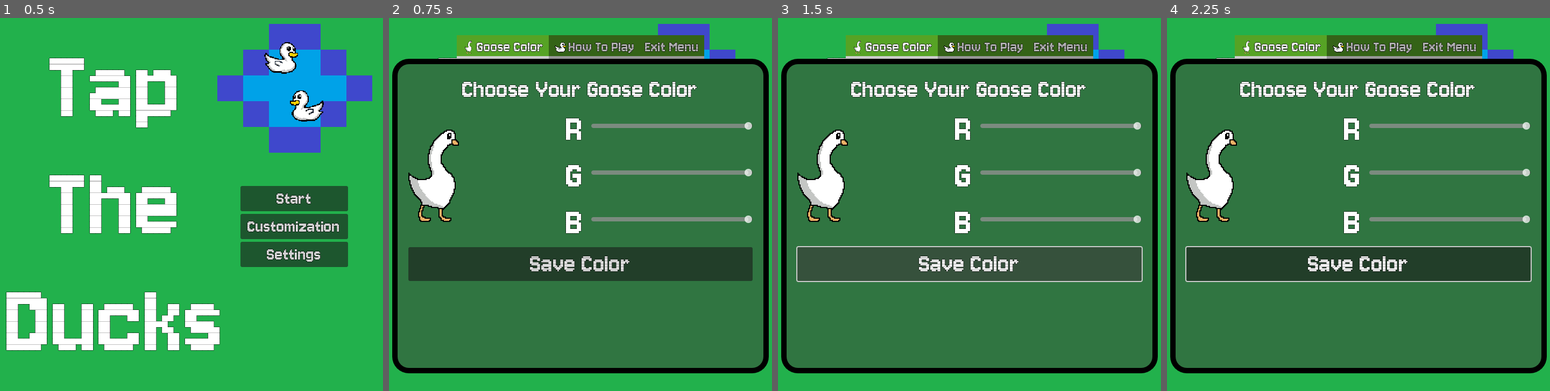
Above: before the commit, frames 1-4 (left to right).
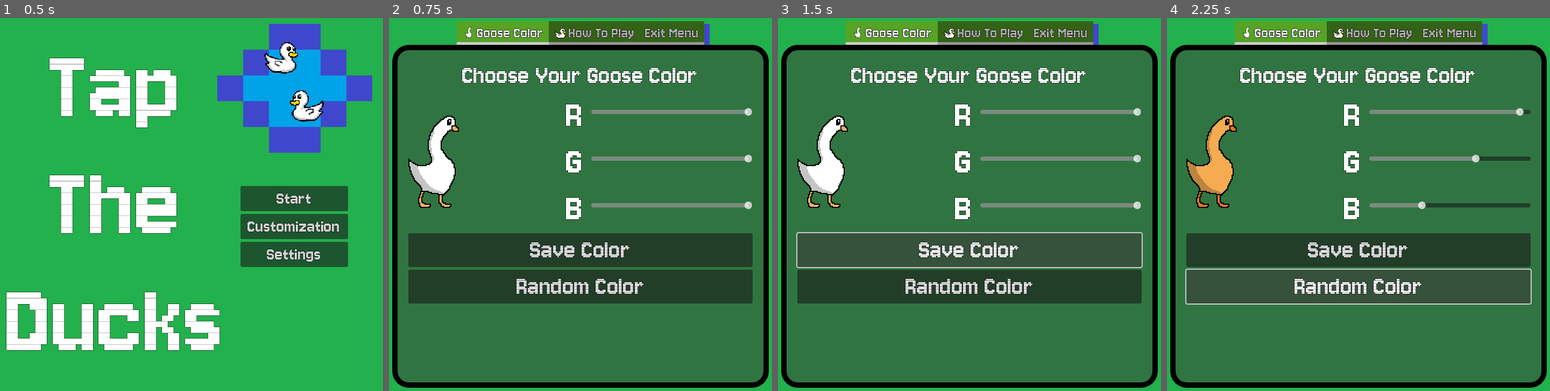
Above: after the commit, the same moments.

Repository: CamComDuck/TapTheDucks
Game: Godot game, scene res://title/title.tscn
Two runs of this game, one before a commit and one after it. Both use one fixed random seed, a clock stepped at 60 frames per second and the inputs below.
Inputs (mouse positions are in pixels of both pictures, inside the frame that each line leads up to):
- Up to frame 1 (0.5 s): no input
- Up to frame 2 (0.75 s): click "Customization" at 0.5 s
- Up to frame 3 (1.5 s): click "Settings" at 1.25 s
- Up to frame 4 (2.25 s): click (1358, 286) at 2 s, where only the run after the commit has a clickable "Random Color"

Frame 1 is identical in both runs. In frame 2, 32% of the frame differs, in the area x 0-100%, y 0-100%; in frame 3, 33%; in frame 4, 33%.

Commit message:
Add language UI buttons, random goose color, and fix hover on exit menu bug

Diff:
--- a/project/duck/duck.gd
+++ b/project/duck/duck.gd
@@ -66,7 +66,7 @@
 			_tween.kill()
 
 		var ice_chance := randf_range(1, 10)
-		if ice_chance < 10:
+		if ice_chance < 2:
 			var ice_position := Vector2(global_position.x, global_position.y + 7)
 			ice_spawned.emit(ice_position)
 
--- a/project/level/level.gd
+++ b/project/level/level.gd
@@ -11,7 +11,7 @@
 
 var _current_points := 0
 var _current_round := 1
-var _round_max_ducks := 10
+var _round_max_ducks := 5
 var _round_current_ducks := 0
 var _ducks_finished := 0
 var _ducks_currently_frozen := false
--- a/project/title/customization_container.gd
+++ b/project/title/customization_container.gd
@@ -1,14 +1,15 @@
 extends TabContainer
 
-var _goose_red := 1.0
-var _goose_green := 1.0
-var _goose_blue := 1.0
+var _goose_red : float
+var _goose_green : float
+var _goose_blue : float
 
 @onready var duck_grid_container := %GridContainer as GridContainer
 @onready var duck_basic := load("res://duck/duck_types/duck_basic.tres") as DuckTypes
 @onready var duck_fast := load("res://duck/duck_types/duck_fast.tres") as DuckTypes
 @onready var duck_hungry := load("res://duck/duck_types/duck_hungry.tres") as DuckTypes
 @onready var duck_angry := load("res://duck/duck_types/duck_angry.tres") as DuckTypes
+@onready var frozen_duck_texture := %FrozenDuckTexture as TextureRect
 
 @onready var goose_texture := %GooseTexture as TextureRect
 @onready var red_slider := %RedSlider as HSlider
@@ -19,6 +20,16 @@
 	set_tab_icon(0, preload("res://game_overlay/icon_goose.png"))
 	set_tab_icon(1, preload("res://duck/graphics/default_1.png"))
 
+	_goose_red = GameInfo.goose_color.r
+	red_slider.value = _goose_red
+	_goose_green = GameInfo.goose_color.g
+	green_slider.value = _goose_green
+	_goose_blue = GameInfo.goose_color.b
+	blue_slider.value = _goose_blue
+	goose_texture.modulate = Color(_goose_red, _goose_green, _goose_blue)
+	GameInfo.goose_color = Color(_goose_red, _goose_green, _goose_blue)
+
+	frozen_duck_texture.modulate = Color(Color.AQUA)
 	var duck_info_grid : Array[Node] = duck_grid_container.get_children()
 	var duck_types : Array[DuckTypes] = [duck_basic, duck_fast, duck_hungry, duck_angry]
 
@@ -54,3 +65,15 @@
 func _on_point_input_box_value_changed(value: int) -> void:
 	GameInfo.points_to_win = value
 	AudioController.play_sound_menu_click()
+
+
+func _on_random_color_button_pressed() -> void:
+	AudioController.play_sound_menu_click()
+	_goose_red = randf_range(0, 1)
+	red_slider.value = _goose_red
+	_goose_green = randf_range(0, 1)
+	green_slider.value = _goose_green
+	_goose_blue = randf_range(0, 1)
+	blue_slider.value = _goose_blue
+	goose_texture.modulate = Color(_goose_red, _goose_green, _goose_blue)
+	GameInfo.goose_color = Color(_goose_red, _goose_green, _goose_blue)
--- a/project/title/help_container.gd
+++ b/project/title/settings_container.gd
@@ -157,3 +157,21 @@
 
 func _on_sounds_slider_mouse_exited() -> void:
 	_is_volume_being_changed = false
+
+
+func _on_english_button_pressed() -> void:
+	AudioController.play_sound_menu_click()
+	print("English!")
+	TranslationServer.set_locale("en")
+
+
+func _on_french_button_pressed() -> void:
+	AudioController.play_sound_menu_click()
+	print("French!")
+	TranslationServer.set_locale("fr")
+
+
+func _on_korean_button_pressed() -> void:
+	AudioController.play_sound_menu_click()
+	print("Korean!")
+	TranslationServer.set_locale("es")
--- a/project/title/title.gd
+++ b/project/title/title.gd
@@ -1,4 +1,9 @@
 extends Node2D
+
+var tab_hovered_stylebox : StyleBoxFlat
+var tab_hovered_font_color : Color
+var tab_unselected_stylebox : StyleBoxFlat
+var tab_unselected_font_color : Color
 
 @onready var settings_container := %SettingsContainer as TabContainer
 @onready var customization_container: TabContainer = $CustomizationContainer
@@ -8,8 +13,13 @@
 	settings_container.position.y = (GameInfo.grid_square_length * 8) - (settings_container.size.y / 2)
 
 	customization_container.position.x = (GameInfo.grid_square_length * 8) - (customization_container.size.x / 2)
-	customization_container.position.y = (GameInfo.grid_square_length * 8) - (settings_container.size.y / 2)
+	customization_container.position.y = (GameInfo.grid_square_length * 8) - (customization_container.size.y / 2)
 
+
+	tab_hovered_stylebox = settings_container.get_theme_stylebox("tab_hovered")
+	tab_hovered_font_color = settings_container.get_theme_color("font_hovered_color")
+	tab_unselected_stylebox = settings_container.get_theme_stylebox("tab_unselected")
+	tab_unselected_font_color = settings_container.get_theme_color("font_unselected_color")
 
 func _on_start_button_pressed() -> void:
 	AudioController.play_sound_menu_click()
@@ -18,6 +28,8 @@
 
 func _on_help_button_pressed() -> void:
 	AudioController.play_sound_menu_click()
+	settings_container.add_theme_stylebox_override("tab_hovered", tab_hovered_stylebox)
+	settings_container.add_theme_color_override("font_hovered_color", tab_hovered_font_color)
 	settings_container.show()
 
 
@@ -27,13 +39,23 @@
 		settings_container.hide()
 		settings_container.current_tab = 0
 
+		settings_container.add_theme_stylebox_override("tab_hovered", tab_unselected_stylebox)
+		settings_container.add_theme_color_override("font_hovered_color", tab_unselected_font_color)
+
 
 func _on_customization_button_pressed() -> void:
 	AudioController.play_sound_menu_click()
+	customization_container.add_theme_stylebox_override("tab_hovered", tab_hovered_stylebox)
+	customization_container.add_theme_color_override("font_hovered_color", tab_hovered_font_color)
+
 	customization_container.show()
+
 
 func _on_customization_container_tab_changed(tab: int) -> void:
 	AudioController.play_sound_menu_click()
 	if tab == customization_container.get_tab_count() - 1:
 		customization_container.hide()
 		customization_container.current_tab = 0
+
+		customization_container.add_theme_stylebox_override("tab_hovered", tab_unselected_stylebox)
+		customization_container.add_theme_color_override("font_hovered_color", tab_unselected_font_color)
--- a/project/title/title.tscn
+++ b/project/title/title.tscn
@@ -5,7 +5,7 @@
 [ext_resource type="Theme" uid="uid://cehlnuq88iqv4" path="res://primary_theme.tres" id="2_cgims"]
 [ext_resource type="Texture2D" uid="uid://dwbmhjla24vos" path="res://duck/graphics/default_1.png" id="3_j7int"]
 [ext_resource type="SpriteFrames" uid="uid://bgomhltpc62oi" path="res://duck/duck_sprite_frames.tres" id="4_5l0oq"]
-[ext_resource type="Script" path="res://title/help_container.gd" id="5_hwgsy"]
+[ext_resource type="Script" path="res://title/settings_container.gd" id="5_hwgsy"]
 [ext_resource type="Texture2D" uid="uid://bu0fikqd3650r" path="res://level/graphics/tree.png" id="6_r34ve"]
 [ext_resource type="Texture2D" uid="uid://c3vpasorjvx4n" path="res://ice/ice.png" id="9_5r817"]
 [ext_resource type="Texture2D" uid="uid://chmktvkf4d0fm" path="res://game_overlay/icon_point.png" id="9_6xbvw"]
@@ -310,7 +310,7 @@
 layout_mode = 2
 theme = ExtResource("2_cgims")
 theme_override_font_sizes/font_size = 50
-text = "Volume Control"
+text = "Volume"
 horizontal_alignment = 1
 
 [node name="HBoxMaster" type="HBoxContainer" parent="SettingsContainer/Volume/VBoxContainer"]
@@ -400,15 +400,45 @@
 text = "75%"
 horizontal_alignment = 1
 
+[node name="Language" type="MarginContainer" parent="SettingsContainer"]
+visible = false
+layout_mode = 2
+metadata/_tab_index = 2
+
+[node name="VBoxContainer" type="VBoxContainer" parent="SettingsContainer/Language"]
+layout_mode = 2
+
+[node name="LanguageHeading" type="Label" parent="SettingsContainer/Language/VBoxContainer"]
+layout_mode = 2
+theme = ExtResource("2_cgims")
+theme_override_font_sizes/font_size = 50
+text = "Language"
+horizontal_alignment = 1
+
+[node name="EnglishButton" type="Button" parent="SettingsContainer/Language/VBoxContainer"]
+layout_mode = 2
+theme_override_font_sizes/font_size = 40
+text = "English"
+
+[node name="FrenchButton" type="Button" parent="SettingsContainer/Language/VBoxContainer"]
+layout_mode = 2
+theme_override_font_sizes/font_size = 40
+text = "French"
+
+[node name="KoreanButton" type="Button" parent="SettingsContainer/Language/VBoxContainer"]
+layout_mode = 2
+theme_override_font_sizes/font_size = 40
+text = "Korean"
+
 [node name="Exit Menu" type="Label" parent="SettingsContainer"]
 visible = false
 layout_mode = 2
-metadata/_tab_index = 2
+metadata/_tab_index = 3
 
 [node name="CustomizationContainer" type="TabContainer" parent="."]
 visible = false
 offset_right = 700.0
-offset_bottom = 630.0
+offset_bottom = 683.0
 theme = ExtResource("2_cgims")
 tab_alignment = 1
 current_tab = 0
@@ -500,6 +530,11 @@
 layout_mode = 2
 theme_override_font_sizes/font_size = 50
 text = "Save Color"
+
+[node name="RandomColorButton" type="Button" parent="CustomizationContainer/Goose Color/VBoxContainer"]
+layout_mode = 2
+theme_override_font_sizes/font_size = 50
+text = "Random Color"
 
 [node name="How To Play" type="MarginContainer" parent="CustomizationContainer"]
 visible = false
@@ -783,6 +818,32 @@
 layout_mode = 2
 theme_override_font_sizes/font_size = 30
 text = "Don't Throw Too Many"
+horizontal_alignment = 1
+
+[node name="HBoxIce" type="HBoxContainer" parent="CustomizationContainer/How To Play/VBoxContainer"]
+layout_mode = 2
+
+[node name="IceTexture" type="TextureRect" parent="CustomizationContainer/How To Play/VBoxContainer/HBoxIce"]
+custom_minimum_size = Vector2(48, 48)
+layout_mode = 2
+texture = ExtResource("9_5r817")
+stretch_mode = 5
+
+[node name="FrozenDuckTexture" type="TextureRect" parent="CustomizationContainer/How To Play/VBoxContainer/HBoxIce"]
+unique_name_in_owner = true
+custom_minimum_size = Vector2(48, 48)
+layout_mode = 2
+texture = ExtResource("3_j7int")
+stretch_mode = 5
+
+[node name="Spacer" type="Control" parent="CustomizationContainer/How To Play/VBoxContainer/HBoxIce"]
+layout_mode = 2
+size_flags_horizontal = 3
+
+[node name="IceLabel" type="Label" parent="CustomizationContainer/How To Play/VBoxContainer/HBoxIce"]
+layout_mode = 2
+theme_override_font_sizes/font_size = 30
+text = "Grab an Ice Block to freeze all ducks"
 horizontal_alignment = 1
 
 [node name="HBoxContainer" type="HBoxContainer" parent="CustomizationContainer/How To Play/VBoxContainer"]
@@ -811,9 +872,13 @@
 [connection signal="mouse_entered" from="SettingsContainer/Volume/VBoxContainer/HBoxSounds/SoundsSlider" to="SettingsContainer" method="_on_sounds_slider_mouse_entered"]
 [connection signal="mouse_exited" from="SettingsContainer/Volume/VBoxContainer/HBoxSounds/SoundsSlider" to="SettingsContainer" method="_on_sounds_slider_mouse_exited"]
 [connection signal="value_changed" from="SettingsContainer/Volume/VBoxContainer/HBoxSounds/SoundsSlider" to="SettingsContainer" method="_on_sounds_slider_value_changed"]
+[connection signal="pressed" from="SettingsContainer/Language/VBoxContainer/EnglishButton" to="SettingsContainer" method="_on_english_button_pressed"]
+[connection signal="pressed" from="SettingsContainer/Language/VBoxContainer/FrenchButton" to="SettingsContainer" method="_on_french_button_pressed"]
+[connection signal="pressed" from="SettingsContainer/Language/VBoxContainer/KoreanButton" to="SettingsContainer" method="_on_korean_button_pressed"]
 [connection signal="tab_changed" from="CustomizationContainer" to="." method="_on_customization_container_tab_changed"]
 [connection signal="value_changed" from="CustomizationContainer/Goose Color/VBoxContainer/HBoxContainer/ColorsContainer/RedContainer/RedSlider" to="CustomizationContainer" method="_on_red_slider_value_changed"]
 [connection signal="value_changed" from="CustomizationContainer/Goose Color/VBoxContainer/HBoxContainer/ColorsContainer/GreenContainer/GreenSlider" to="CustomizationContainer" method="_on_green_slider_value_changed"]
 [connection signal="value_changed" from="CustomizationContainer/Goose Color/VBoxContainer/HBoxContainer/ColorsContainer/BlueContainer/BlueSlider" to="CustomizationContainer" method="_on_blue_slider_value_changed"]
 [connection signal="pressed" from="CustomizationContainer/Goose Color/VBoxContainer/SaveColorButton" to="CustomizationContainer" method="_on_save_color_button_pressed"]
+[connection signal="pressed" from="CustomizationContainer/Goose Color/VBoxContainer/RandomColorButton" to="CustomizationContainer" method="_on_random_color_button_pressed"]
 [connection signal="value_changed" from="CustomizationContainer/How To Play/VBoxContainer/HBoxPoints/PointInputBox" to="CustomizationContainer" method="_on_point_input_box_value_changed"]
Not shown, changed: project/export_presets.cfg
Not shown, changed: .gitignore
